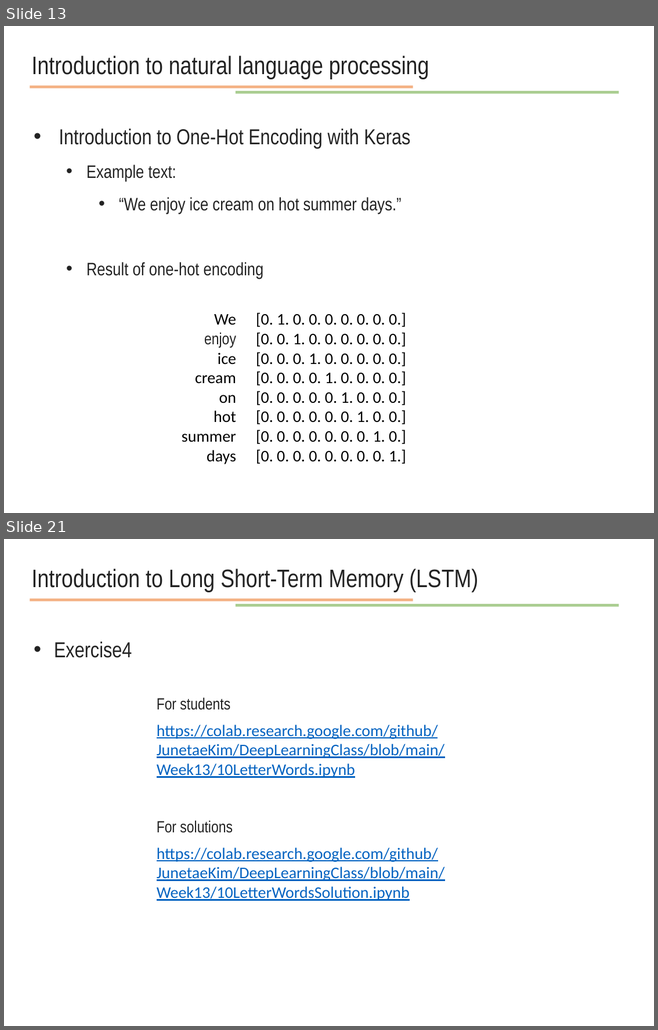
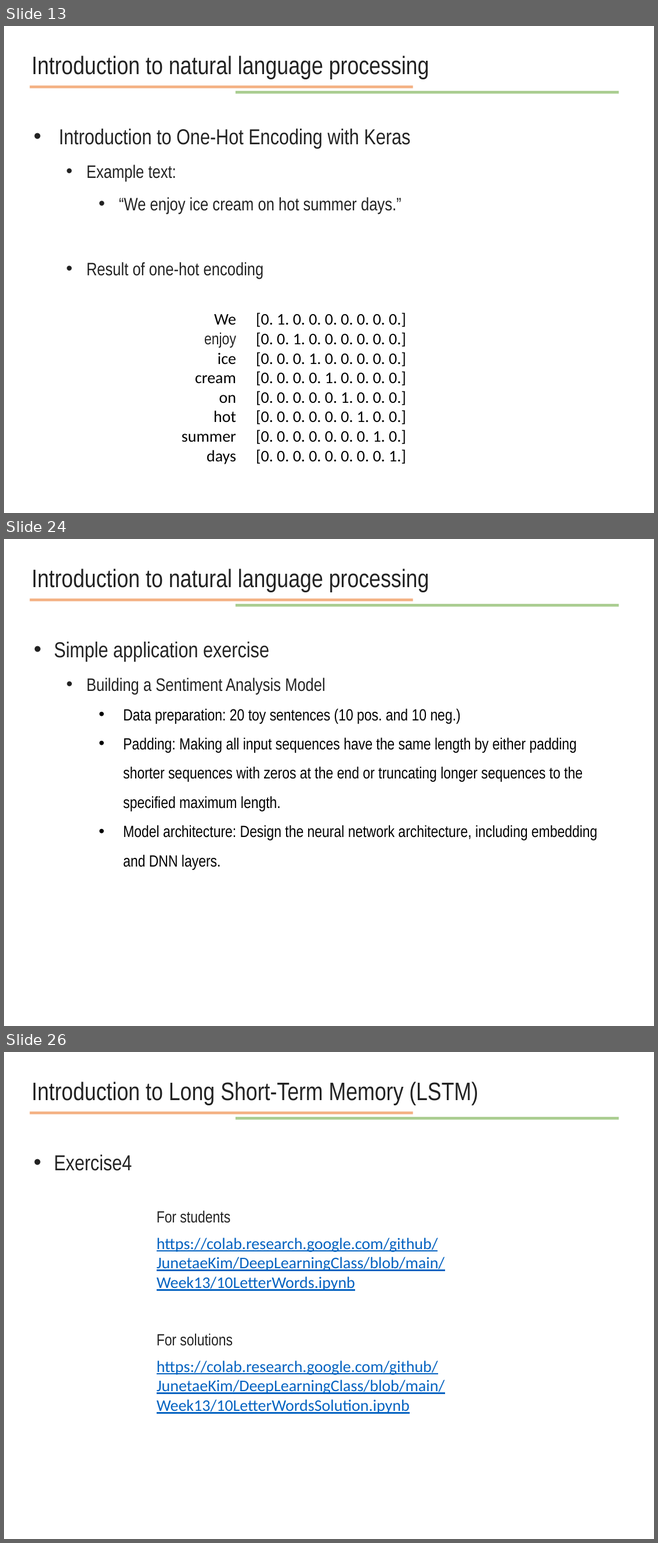
Before and after one commit to JunetaeKim/DeepLearningClass, a slide deck: Week14/week14 natural language processing.pptx. Shown one above the other, each under a label of ours: slides 13 and 21 before the commit, slides 13, 24 and 26 after it; the slides between them are not shown. The pictures are 658x1030 and 658x1543 pixels, drawn with LibreOffice and Linux fonts; fonts in the diff are those of the drawing. Boxes give left, top, right and bottom in pixels: in the first picture for what was removed or moved away, otherwise in the second. Text is boxed around its words. In the diff, an @@ line names an element or a change of style, - is before the commit and + after.

```diff
--- a/Week14/week14 natural language processing.pptx
+++ b/Week14/week14 natural language processing.pptx
@@ slide 24 added at (x1=4, y1=539, x2=654, y2=1026), background #FFFFFF @@
@@ text added at (x1=32, y1=569, x2=429, y2=592), 28 pt, text #222222 @@
+Introduction to natural language processing
@@ line added from (30, 600) to (412, 600), #ED7D31 3 pt @@
@@ line added from (235, 605) to (619, 605), #70AD47 3 pt @@
@@ text added at (x1=54, y1=642, x2=597, y2=870), 18 pt, text #000000 @@
+• Simple application exercise
+  • Building a Sentiment Analysis Model
+    • Data preparation: 20 toy sentences (10 pos. and 10 neg.)
+    • Padding: Making all input sequences have the same length by either padding shorter sequences with zeros at the end or truncating longer sequences to the specified maximum length.
+    • Model architecture: Design the neural network architecture, including embedding and DNN layers.
@@ what was slide 21 is now slide 26 @@
```
Also in this commit, not shown: 4 slides changed, 8 other slides added, 4 slides removed, 4 other files.
